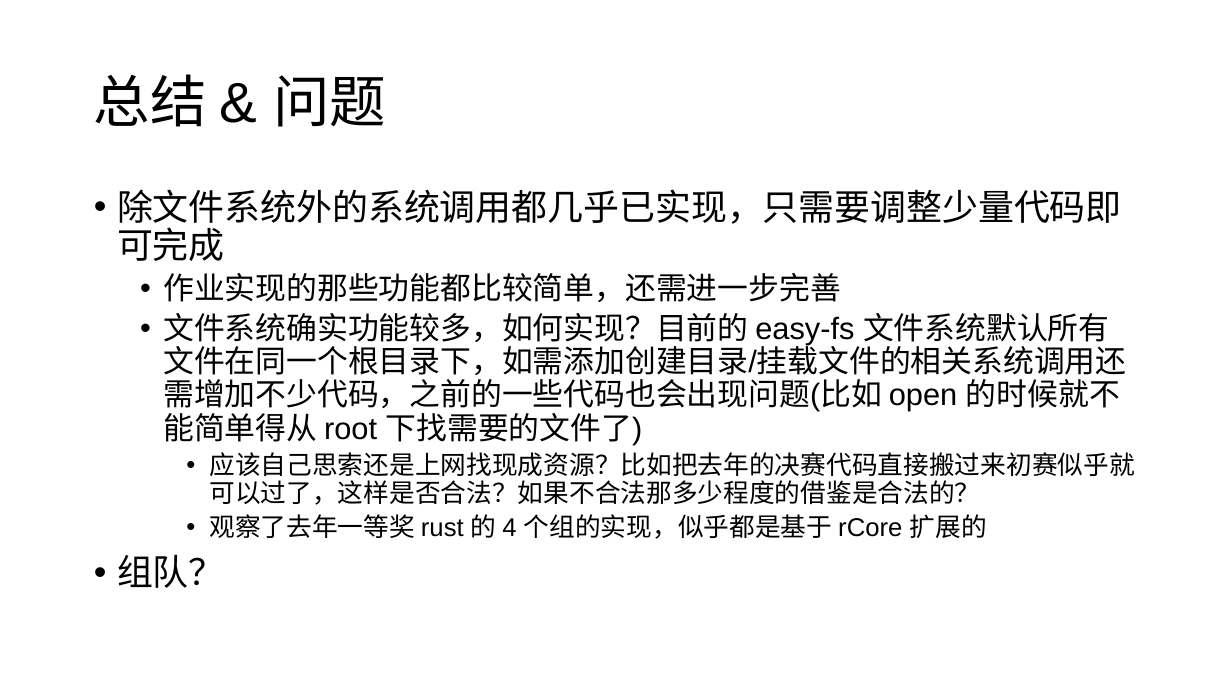
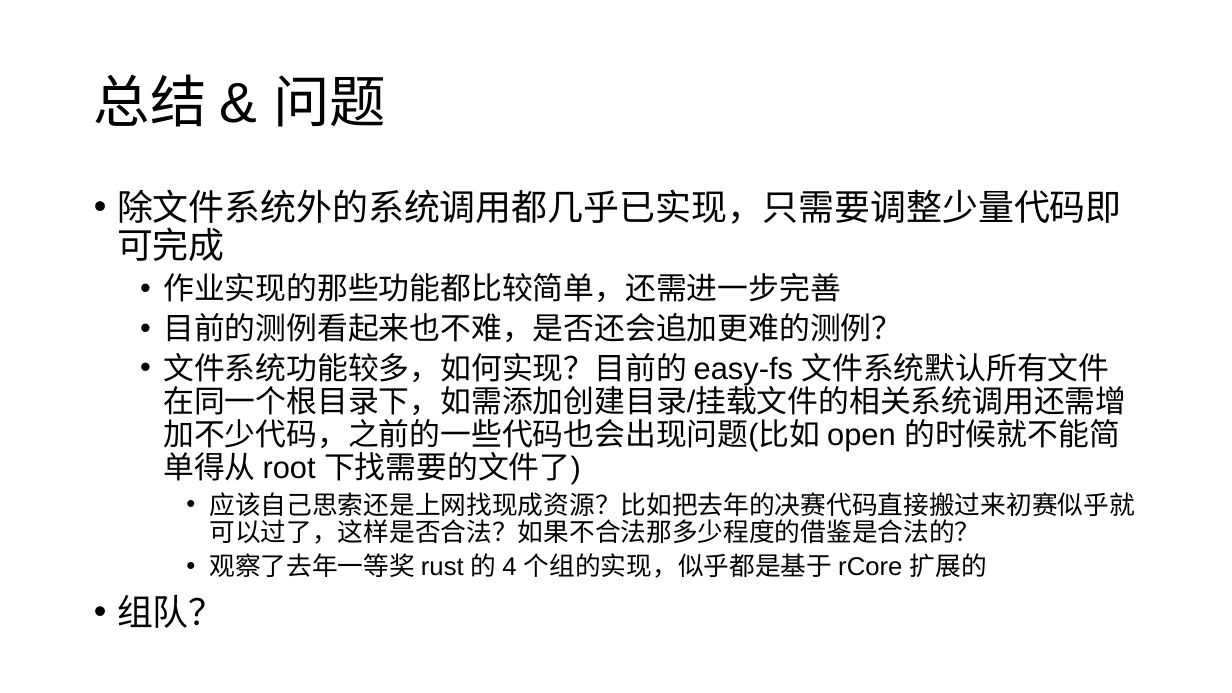
Before and after one commit to ren258/oscomp, a slide deck: slide 9 of 进展记录汇报/4.2汇报_任憬羿.pptx. Drawn at 1232x693 pixels with LibreOffice and Linux fonts; fonts in the diff are those of the drawing. Boxes give left, top, right and bottom in pixels: in the first picture for what was removed or moved away, otherwise in the second. Text is boxed around its words. In the diff, an @@ line names an element or a change of style, - is before the commit and + after.

```diff
--- a/进展记录汇报/4.2汇报_任憬羿.pptx
+++ b/进展记录汇报/4.2汇报_任憬羿.pptx
@@ text at [163,313,1126,485]: text changed @@
-  • 文件系统确实功能较多，如何实现？目前的 easy-fs 文件系统默认所有文件在同一个根目录下，如需添加创建目录/挂载文件的相关系统调用还需增加不少代码，之前的一些代码也会出现问题(比如 open 的时候就不能简单得从 root 下找需要的文件了)
+  • 目前的测例看起来也不难，是否还会追加更难的测例？
+  • 文件系统功能较多，如何实现？目前的 easy-fs 文件系统默认所有文件在同一个根目录下，如需添加创建目录/挂载文件的相关系统调用还需增加不少代码，之前的一些代码也会出现问题(比如 open 的时候就不能简单得从 root 下找需要的文件了)
```
Also in this commit, not shown: 3 other files.
